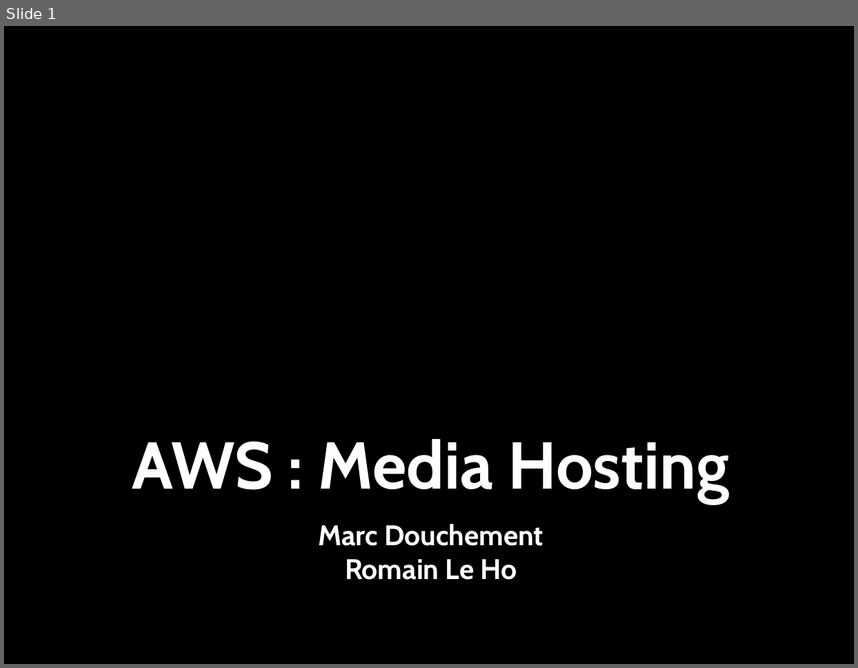
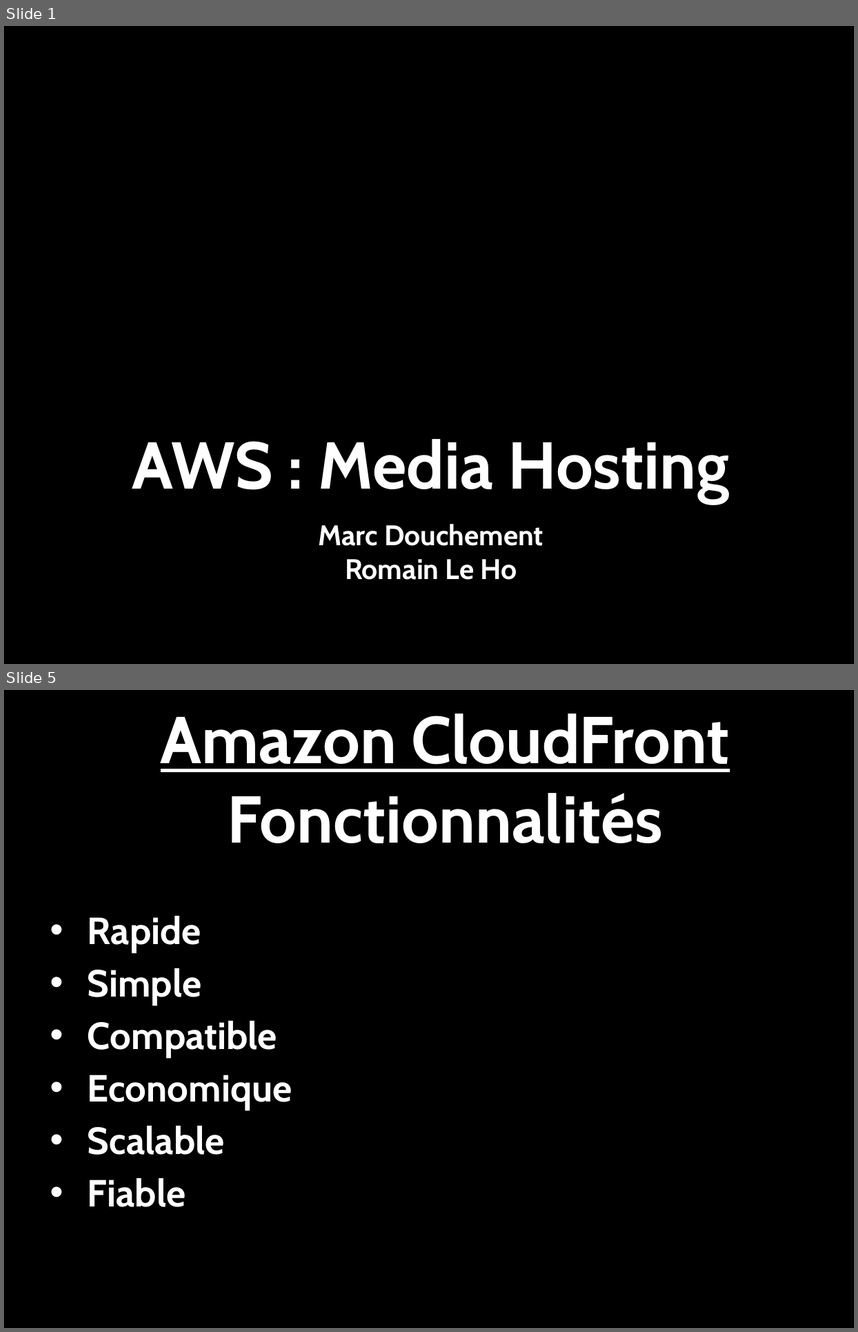
Before and after one commit to romfret/TLC, a slide deck: AWS - Media Hosting.pptx. Shown one above the other, each under a label of ours: slide 1 before the commit, slides 1 and 5 after it; the slides between them are not shown. The pictures are 858x668 and 858x1332 pixels, drawn with LibreOffice and Linux fonts; fonts in the diff are those of the drawing; background and template pictures are left out. Boxes give left, top, right and bottom in pixels: in the first picture for what was removed or moved away, otherwise in the second. Text is boxed around its words. In the diff, an @@ line names an element or a change of style, - is before the commit and + after.

```diff
--- a/AWS - Media Hosting.pptx
+++ b/AWS - Media Hosting.pptx
@@ slide 5 added at (4, 690, 854, 1328), background picture (left out) @@
@@ title added at (161, 713, 730, 843), 56 pt, text #FFFFFF, bold, underline @@
+Amazon CloudFront
+Fonctionnalités
@@ text added at (87, 916, 292, 1207), 32 pt, text #FFFFFF, bold @@
+  • Rapide
+  • Simple
+  • Compatible
+  • Economique
+  • Scalable
+  • Fiable
```
Also in this commit, not shown: 9 slides changed, 2 other slides added.
